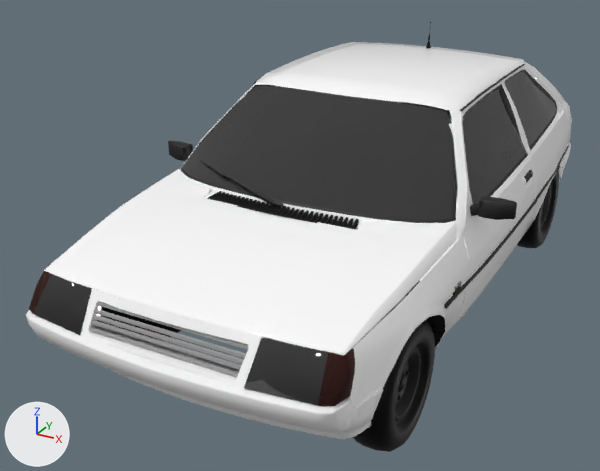
Two versions of the glTF model car.glb, one commit apart.
Before and after are seen from a 50 mm lens placed at (1.95, -4.28, -0.64), pointed at (-0.25, -0.28, -2.64). The axes (+X, +Y, +Z) are drawn at lower left. The lights are the same throughout. Where no turn or scale is listed for an object, it has been applied to the vertices.

Names of what the first picture shows: 'Plane', 'Quad_Wheel', 'Quad_Wheel.001', 'bonnet_ok', 'bump_front_ok', 'chassis', 'door_lf_ok', 'door_rf_ok', 'per_fari', 'stekla_far', 'windscreen_ok'.
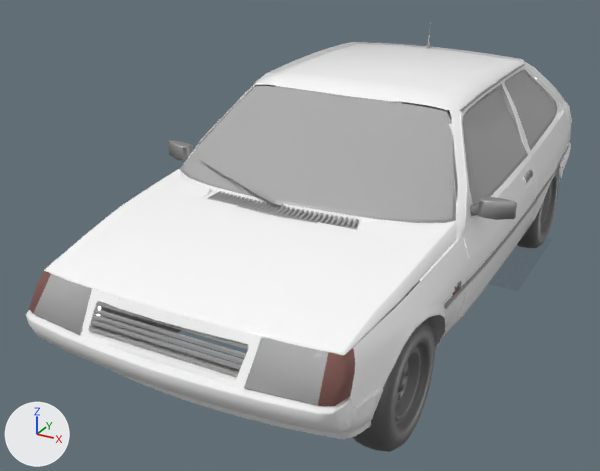
The change in detail:
Material 'ExterTxt' (mat_extertxt) changes colour from brown #472925 to brown #a07772; in linear values from (0.0623, 0.0226, 0.0185) to (0.351, 0.183, 0.167).
Material 'Rezina_Black' (mat_rezina_black) changes colour from black #343434 to grey #a6a6a6; in linear values from (0.0348, 0.0348, 0.0348) to (0.38, 0.38, 0.38).
Material 'Dno_car' (mat_dno_car) changes colour from black #1d1d1d to grey #b6b6b6; in linear values from (0.0123, 0.0123, 0.0123) to (0.468, 0.468, 0.468).
Material 'Glass' (mat_glass) changes colour from black #2e2e2e to grey #aeaeae; in linear values from (0.0277, 0.0277, 0.0277) to (0.423, 0.423, 0.423).
Material 'Wheel' (mat_wheel) changes colour from black #000000 to grey #737373; in linear values from (0.0, 0.0, 0.0) to (0.171, 0.171, 0.171).

What differs and where, as boxes (x1, y1, x2, y2) in the pictures (600 x 471 px):
'chassis', recoloured
    both: (97, 22, 569, 401)
'windscreen_ok', recoloured (black to grey)
    both: (183, 86, 453, 220)
'door_lf_ok', recoloured
    both: (440, 81, 537, 317)
'stekla_far', recoloured (black to grey)
    both: (29, 264, 355, 406)
'Quad_Wheel', recoloured (black to grey)
    both: (353, 320, 435, 452)
'Quad_Wheel.001', recoloured (black to grey)
    both: (517, 169, 559, 248)
'door_rf_ok', recoloured (black to grey)
    both: (168, 86, 259, 161)
'per_fari', recoloured
    both: (53, 306, 354, 401)
'Plane.001', unchanged, uncovered by the edit
    after: (488, 237, 552, 291)
